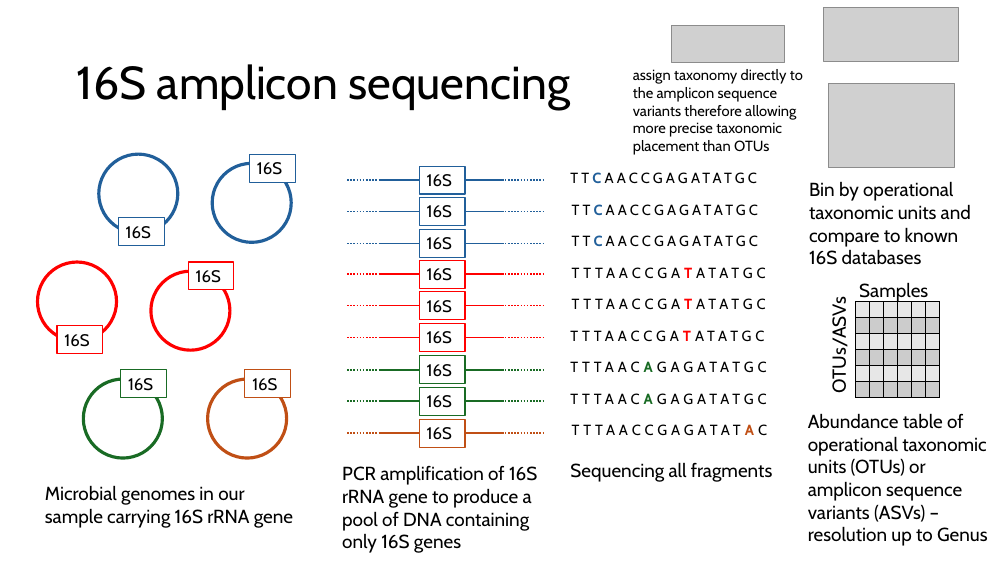
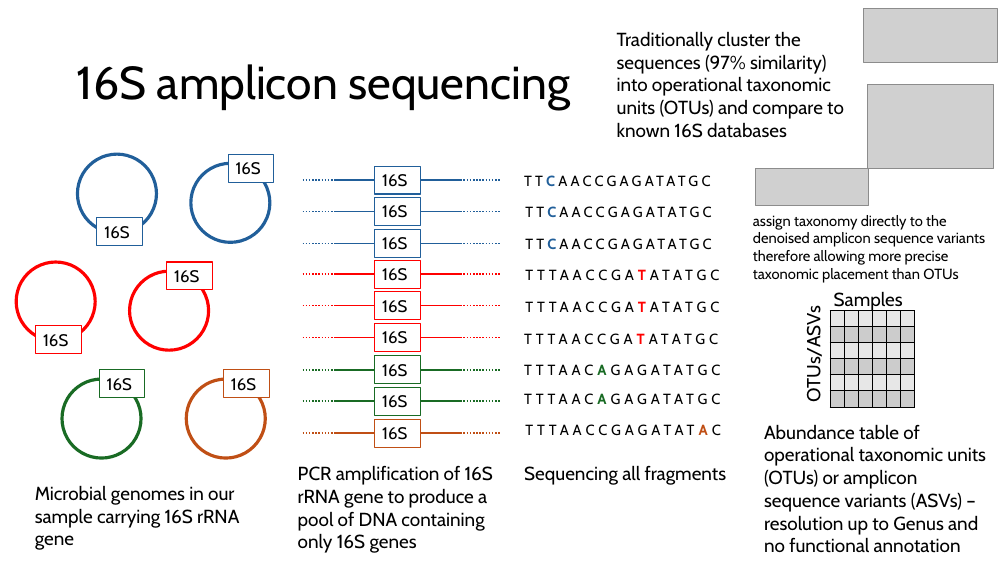
Before and after one commit to biosustain/dsp_metagenomics_training, a slide deck: slide 28 of course_contents/IntroMetagenomics.pptx. Drawn at 1008x567 pixels with LibreOffice and Linux fonts; fonts in the diff are those of the drawing; grey boxes stand for pictures. Boxes give left, top, right and bottom in pixels: in the first picture for what was removed or moved away, otherwise in the second. Text is boxed around its words. In the diff, an @@ line names an element or a change of style, - is before the commit and + after.

```diff
--- a/course_contents/IntroMetagenomics.pptx
+++ b/course_contents/IntroMetagenomics.pptx
@@ picture: place and size @@
-picture at [824,8,959,61]
+picture at [864,9,998,63]
@@ text at [617,31,844,138]: text changed @@
-Bin by operational taxonomic units and compare to known 16S databases
+Traditionally cluster the sequences (97% similarity) into operational taxonomic units (OTUs) and compare to known 16S databases
@@ picture: place and size @@
-picture at [828,83,954,168]
+picture at [868,84,994,169]
@@ picture: place and size @@
-picture at [671,25,785,62]
+picture at [756,169,870,206]
@@ text at [753,215,985,283]: text changed @@
-assign taxonomy directly to the amplicon sequence variants therefore allowing more precise taxonomic placement than OTUs
+assign taxonomy directly to the denoised amplicon sequence variants therefore allowing more precise taxonomic placement than OTUs
@@ 2 texts, 1 table: place and size @@
-2 texts, 1 table at [828,282,942,399]
+2 texts, 1 table at [802,291,917,408]
@@ 6 rectangles, 6 ellipses: place and size @@
-6 rectangles, 6 ellipses at [38,154,296,458]
+6 rectangles, 6 ellipses at [16,154,274,458]
@@ 18 lines, 9 rectangles, 6 texts: place and size @@
-18 lines, 9 rectangles, 6 texts at [342,166,833,553]
+18 lines, 9 rectangles, 6 texts at [298,166,786,553]
@@ text at [764,424,986,553]: text changed @@
-Abundance table of operational taxonomic units (OTUs) or amplicon sequence variants (ASVs) – resolution up to Genus
+Abundance table of operational taxonomic units (OTUs) or amplicon sequence variants (ASVs) – resolution up to Genus and no functional annotation
@@ text "Microbial genomes in our sample ..." rewrapped from [45,485,293,528] to [35,485,239,550] @@
@@ 5 texts: place and size @@
-5 texts at [563,197,818,482]
+5 texts at [517,200,772,485]
```
Also in this commit, not shown: 11 other slides changed, 1 other file.
